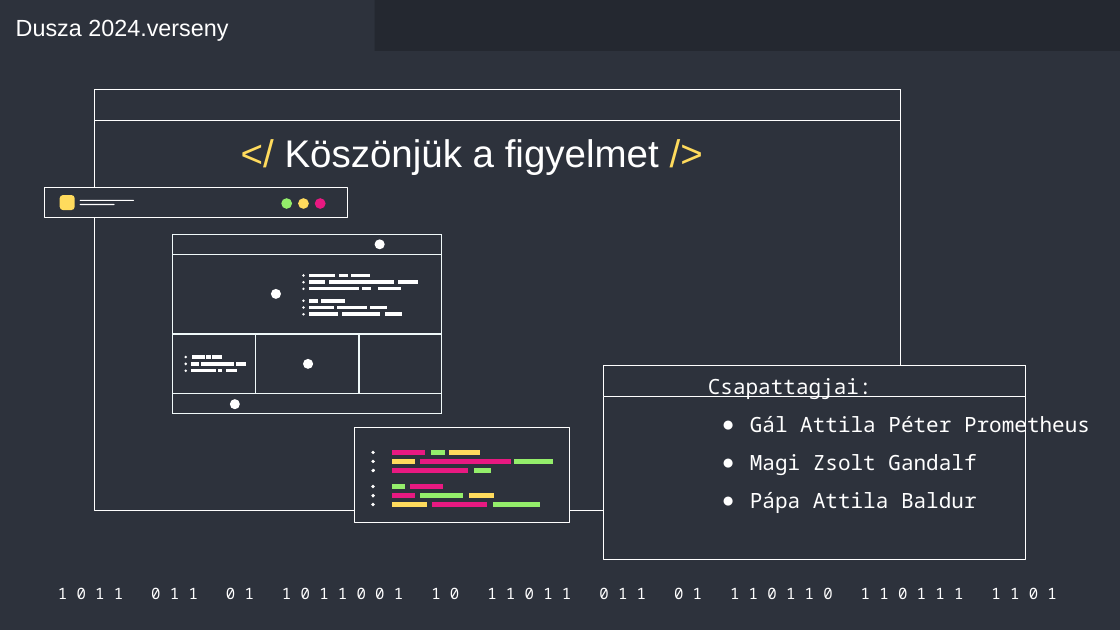
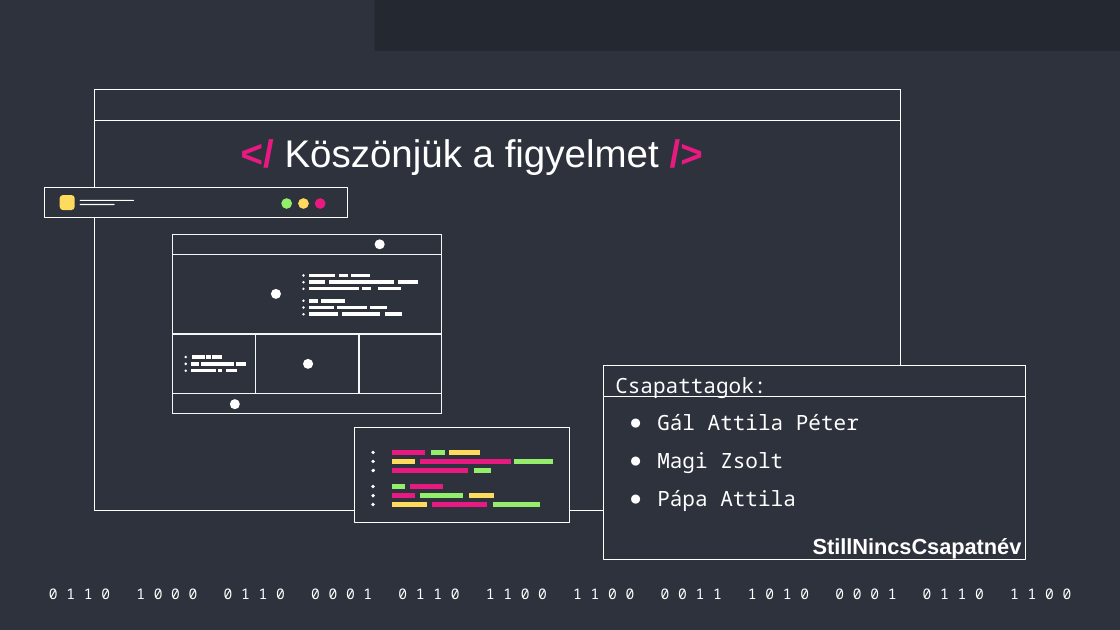
Before and after one commit to Acsilaa/dusza2024-25, a slide deck: slide 26 of Hell yeah ppt.pptx (slide 28 before the commit). Drawn at 1120x630 pixels with LibreOffice and Linux fonts; fonts in the diff are those of the drawing. Boxes give left, top, right and bottom in pixels: in the first picture for what was removed or moved away, otherwise in the second. Text is boxed around its words. In the diff, an @@ line names an element or a change of style, - is before the commit and + after.

```diff
--- a/Hell yeah ppt.pptx
+++ b/Hell yeah ppt.pptx
@@ text removed at (16,19,228,41) @@
-Dusza 2024.verseny
@@ title "</ Köszönjük a figyelmet />" at (285,139,659,175): text colour #FFDB5D to #E81981, bold on in "</ />" @@
@@ text at (615,377,859,511): text changed @@
-Csapattagjai:
-● Gál Attila Péter Prometheus
-● Magi Zsolt Gandalf
-● Pápa Attila Baldur
+Csapattagok:
+● Gál Attila Péter
+● Magi Zsolt
+● Pápa Attila
@@ text added at (813,538,1022,558), 18.7 pt, text #FFFFFF, bold @@
+StillNincsCsapatnév
@@ text at (49,588,1072,599): text changed; size 13.3 to 12.5 pt @@
-1 0 1 1 0 1 1 0 1 1 0 1 1 0 0 1 1 0 1 1 0 1 1 0 1 1 0 1 1 1 0 1 1 0 1 1 0 1 1 1 1 1 0 1
+0 1 1 0 1 0 0 0 0 1 1 0 0 0 0 1 0 1 1 0 1 1 0 0 1 1 0 0 0 0 1 1 1 0 1 0 0 0 0 1 0 1 1 0 1 1 0 0
```
Also in this commit, not shown: 24 other slides changed, 1 slide added, 3 slides removed.
